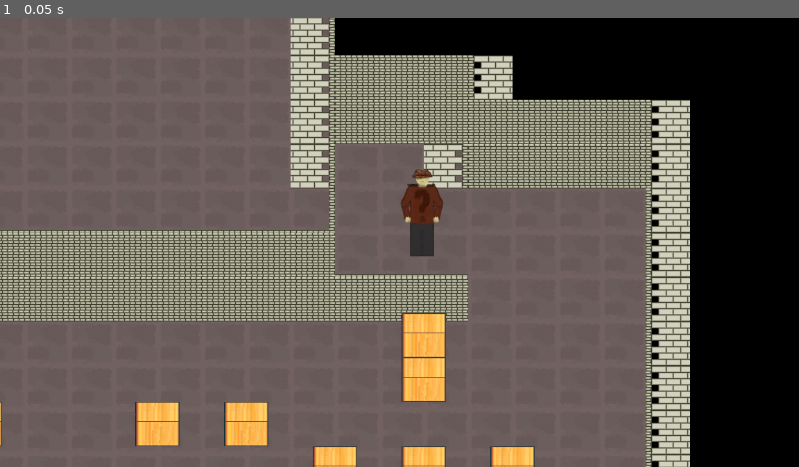
Above: before the commit, frame 1.
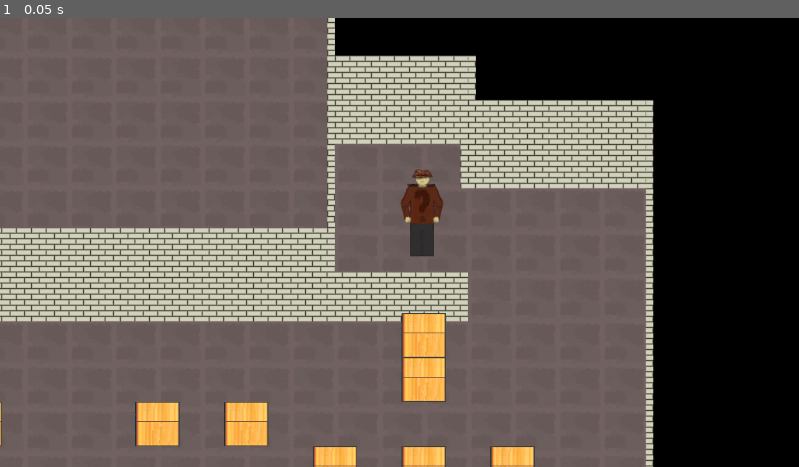
Above: after the commit, the same moment.

Repository: Alexxx180/Desert-Rage-2
Game: Godot game, scene res://assets/scenes/levels/caves/origin.tscn
The game is run twice, just before and just after one commit, with the same random seed, the same clock (stepped at 60 frames per second) and the same inputs.
Inputs:
- Up to frame 1 (0.05 s): no input

The runs differ from the first frame. In frame 1, 22% of the frame differs, in the area x 0-87%, y 0-100%.

Commit message:
art: fix walls texture

Diff:
--- a/assets/scenes/levels/caves/origin.tscn
+++ b/assets/scenes/levels/caves/origin.tscn
@@ -15,18 +15,8 @@
 layer_0/name = "Ground"
 layer_0/tile_data = PackedInt32Array(2621526, 2, 2, 2687062, 2, 2, 2752598, 2, 2, 2818134, 2, 2, 2883670, 2, 2, 2949206 …(7867 unchanged characters)…
 layer_1/name = "Walls"
-layer_1/enabled = true
-layer_1/modulate = Color(1, 1, 1, 1)
-layer_1/y_sort_enabled = false
-layer_1/y_sort_origin = 0
-layer_1/z_index = 0
 layer_1/tile_data = PackedInt32Array(2490453, 327682, 65536, 2555989, 327682, 65536, 2621525, 327682, 65536, 2687061, 3 …(4948 unchanged characters)…
 layer_2/name = "Interactables"
-layer_2/enabled = true
-layer_2/modulate = Color(1, 1, 1, 1)
-layer_2/y_sort_enabled = false
-layer_2/y_sort_origin = 0
-layer_2/z_index = 0
 layer_2/tile_data = PackedInt32Array(2883695, 3, 65536, 3014767, 3, 65536, 3145839, 3, 65536, 2818159, 3, 65536, 3276909, 3, 65536, 3145833, 3, 65536, 3276913, 3, 65536, 2949221, 3, 65536, 3276902, 3, 65536, 3014765, 3, 65536, 2949227, 3, 65536, 2949225, 3, 65536, 3014769, 3, 65536)
 
 [node name="floors" type="Node2D" parent="cave"]
--- a/project.godot
+++ b/project.godot
@@ -12,7 +12,7 @@
 
 config/name="Desert-Rage-2"
 run/main_scene="res://assets/scenes/levels/caves/origin.tscn"
-config/features=PackedStringArray("4.1", "GL Compatibility")
+config/features=PackedStringArray("4.2", "GL Compatibility")
 config/icon="res://icon.svg"
 
 [display]
Binary file changed: assets/resources/tiles/caves.png
Not shown, changed: assets/resources/tiles/caves.xcf
